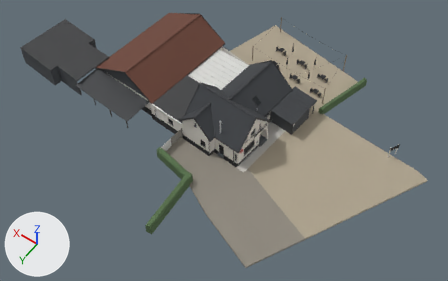
The glTF model web/public/models/sparrenhof.glb, before and after one commit.
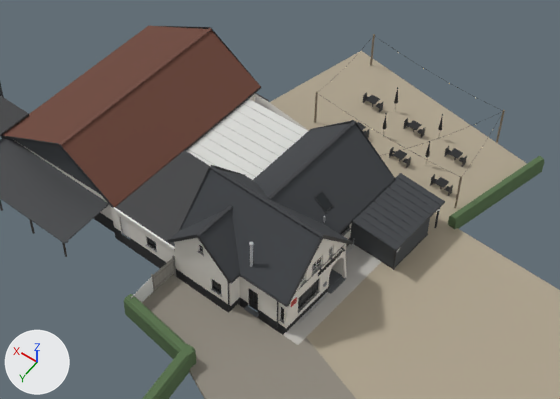
There are two pictures of each version: one whole from a camera (50 mm lens) standing at (-27.5, 45.3, 70.2) and looking at (4.7, 0.4, -0.5), one close up on the part from 21% to 84% of the width and 0% to 71% of the height. The lights are fixed; the arrows at lower left show +X, +Y and +Z. The first two pictures are the older version. Where no turn or scale is listed for an object, it has been applied to the vertices. Vertices at exactly the same position are counted once.

Objects in the first close-up: 'caf_boards', 'caf_fittings', 'caf_glass', 'caf_gravel', 'caf_hall_roof', 'caf_hedge', 'caf_plinth', 'caf_roof', 'caf_setts', 'caf_slabs', 'caf_wall'.
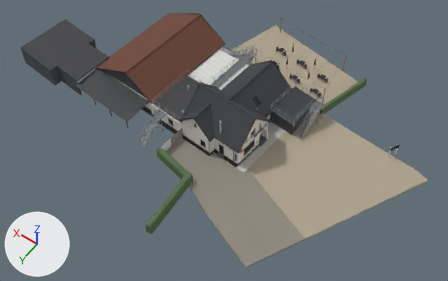
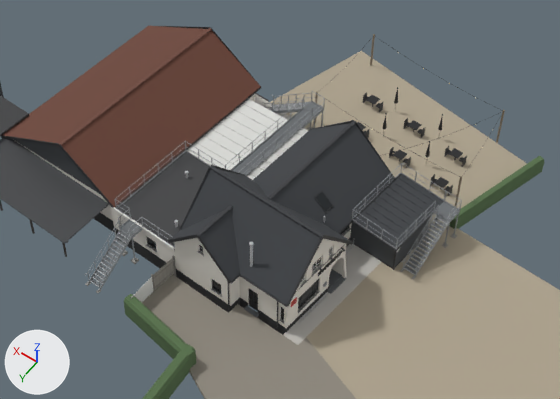
What differs and where, as boxes [x1, y1, x2, y2] in the close-ups (560 x 399 px):
```json
{"part": 1, "of": "me_caf_fittings", "change": "added", "after": [85, 91, 462, 293]}
```

Scene script edits in JSON lines:
```json
{"block": "me_caf_fittings", "where": "# used by ob_caf_fittings; location = (0.0, 0.0, 0.0)"}
{"op": "remove", "block": "me_caf_fittings", "code": "me_caf_fittings.from_pydata(...)  # 3224 vertices, 4318 faces; spans x -16.6..39.6, y -23.2..8.2, z -0.6..7.7"}
{"op": "add", "block": "me_caf_fittings", "code": "me_caf_fittings.from_pydata(...)  # 6754 vertices, 9868 faces; spans x -16.6..39.6, y -23.2..8.3, z -0.6..7.7"}
{"block": "me_caf_fittings", "change": "me_caf_fittings part 1: 3322 vertices added at x -5.0..15.3, y -14.6..8.3, z -0.4..4.1"}
{"block": "me_caf_fittings", "change": "other edits to the shape of me_caf_fittings do not show in these pictures"}
```
